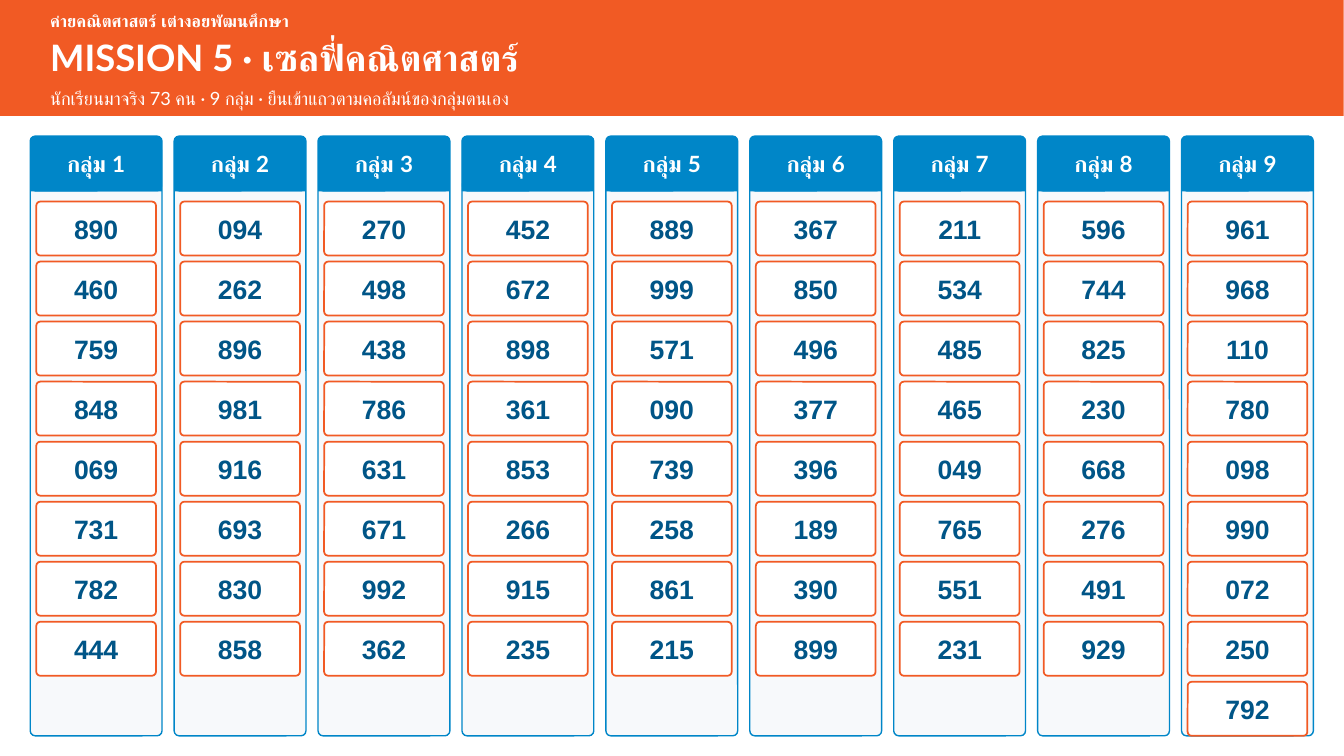
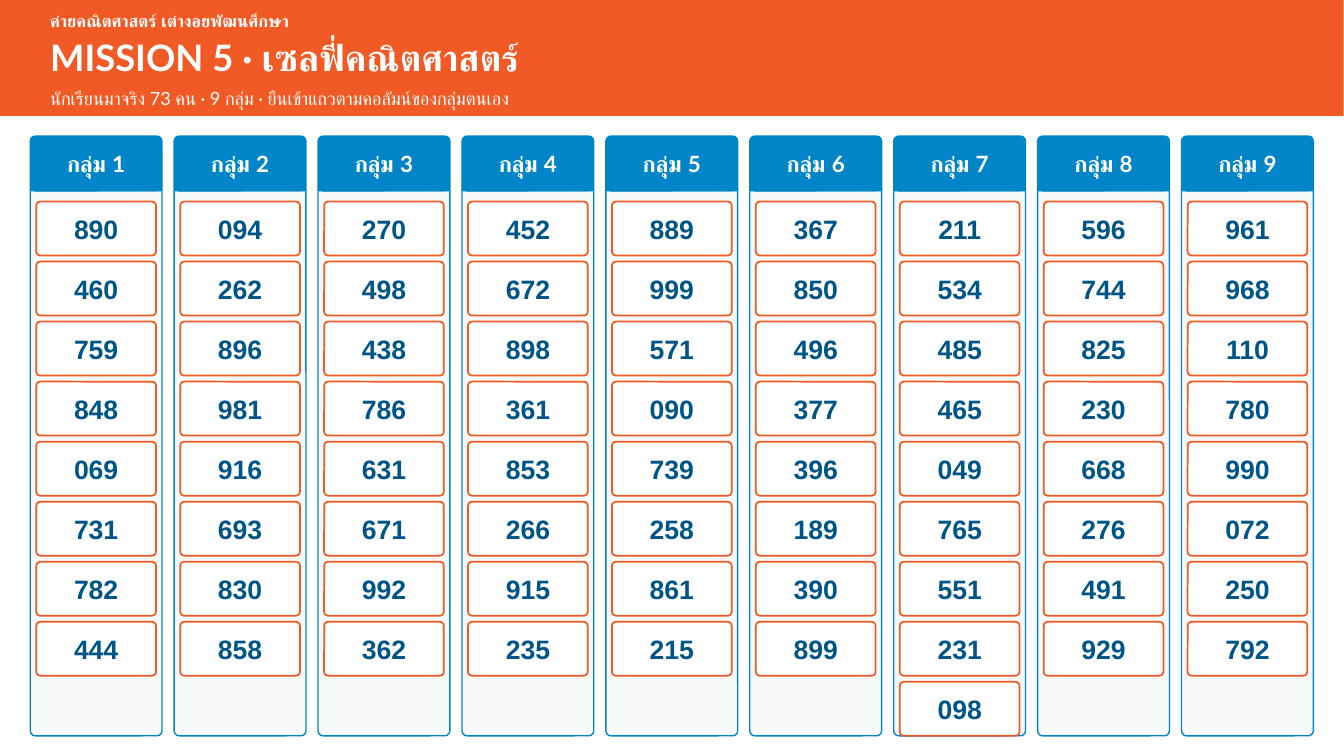
Before and after one commit to blackareal/ED-OK, a slide deck: slide 1 of Mission5_ภาพรวมกลุ่ม.pptx. Drawn at 1344x756 pixels with LibreOffice and Linux fonts; fonts in the diff are those of the drawing. Boxes give left, top, right and bottom in pixels: in the first picture for what was removed or moved away, otherwise in the second. Text is boxed around its words. In the diff, an @@ line names an element or a change of style, - is before the commit and + after.

```diff
--- a/Mission5_ภาพรวมกลุ่ม.pptx
+++ b/Mission5_ภาพรวมกลุ่ม.pptx
@@ 4 texts: place and size @@
-4 texts at (1225,520,1269,720)
+4 texts at (1225,460,1269,660)
@@ text "098": place and size @@
-text "098" at (1225,460,1269,480)
+text "098" at (938,700,982,720)
@@ rounded rectangle: place and size @@
-rounded rectangle at (1188,682,1308,736)
+rounded rectangle at (900,682,1020,736)
```
